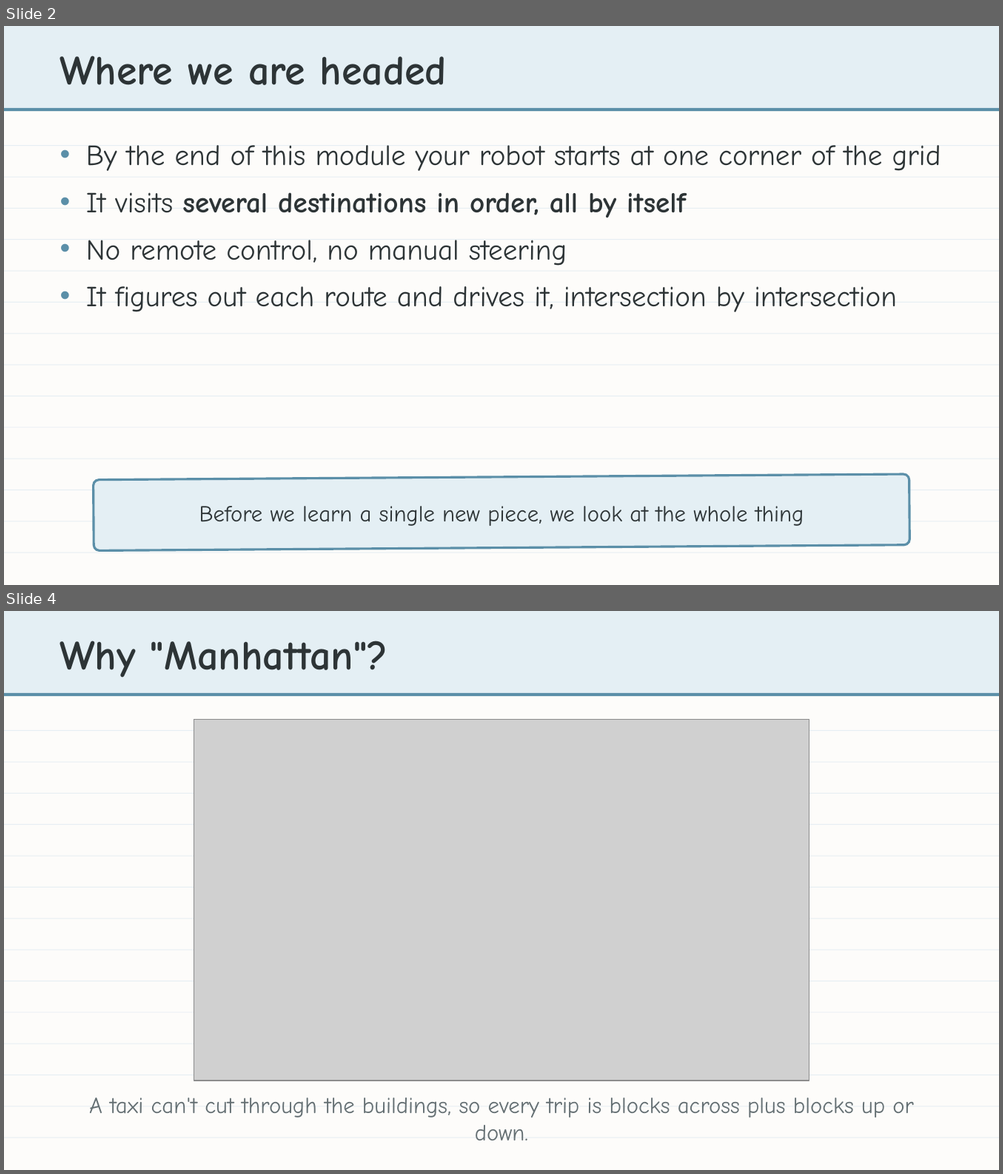
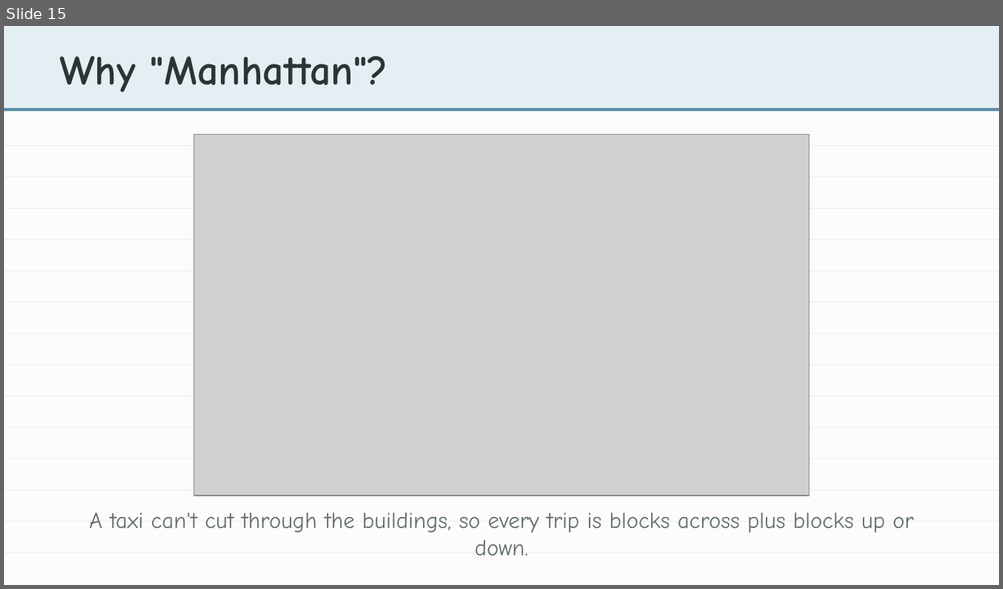
Before and after one commit to bradamiller/LearningPython, a slide deck: static/slides/module-04-manhattan/module-4-lesson-00-overview.pptx. Shown one above the other, each under a label of ours: slides 2 and 4 before the commit, slide 15 after it; the slides between them are not shown. The pictures are 1003x1174 and 1003x589 pixels, drawn with LibreOffice and Linux fonts; fonts in the diff are those of the drawing; grey boxes stand for pictures. Boxes give left, top, right and bottom in pixels: in the first picture for what was removed or moved away, otherwise in the second. Text is boxed around its words. In the diff, an @@ line names an element or a change of style, - is before the commit and + after.

```diff
--- a/static/slides/module-04-manhattan/module-4-lesson-00-overview.pptx
+++ b/static/slides/module-04-manhattan/module-4-lesson-00-overview.pptx
@@ slide 2 removed at [4, 26, 999, 585], background #FDFCFA @@
@@ rectangle removed at [4, 26, 999, 108] @@
@@ text removed at [60, 56, 447, 85] @@
-Where we are headed
@@ rectangle removed at [4, 108, 999, 111] @@
@@ rectangle removed at [4, 145, 999, 146] @@
@@ text removed at [86, 145, 941, 312] @@
-• By the end of this module your robot starts at one corner of the grid
-• It visits several destinations in order, all by itself
-• No remote control, no manual steering
-• It figures out each route and drives it, intersection by intersection
@@ rectangle removed at [4, 177, 999, 178] @@
@@ rectangle removed at [4, 208, 999, 209] @@
@@ rectangle removed at [4, 239, 999, 240] @@
@@ rectangle removed at [4, 271, 999, 272] @@
@@ rectangle removed at [4, 302, 999, 303] @@
@@ rectangle removed at [4, 333, 999, 334] @@
@@ rectangle removed at [4, 365, 999, 366] @@
@@ rectangle removed at [4, 396, 999, 397] @@
@@ rectangle removed at [4, 427, 999, 428] @@
@@ rectangle removed at [4, 459, 999, 460] @@
@@ rectangle removed at [4, 490, 999, 491] @@
@@ rounded rectangle removed at [94, 474, 909, 551] @@
@@ text removed at [199, 506, 804, 526] @@
-Before we learn a single new piece, we look at the whole thing
@@ rectangle removed at [4, 521, 999, 522] @@
@@ rectangle removed at [4, 553, 999, 554] @@
@@ what was slide 4 is now slide 15 @@
```
Also in this commit, not shown: 6 slides changed, 8 slides added, 11 other files.
